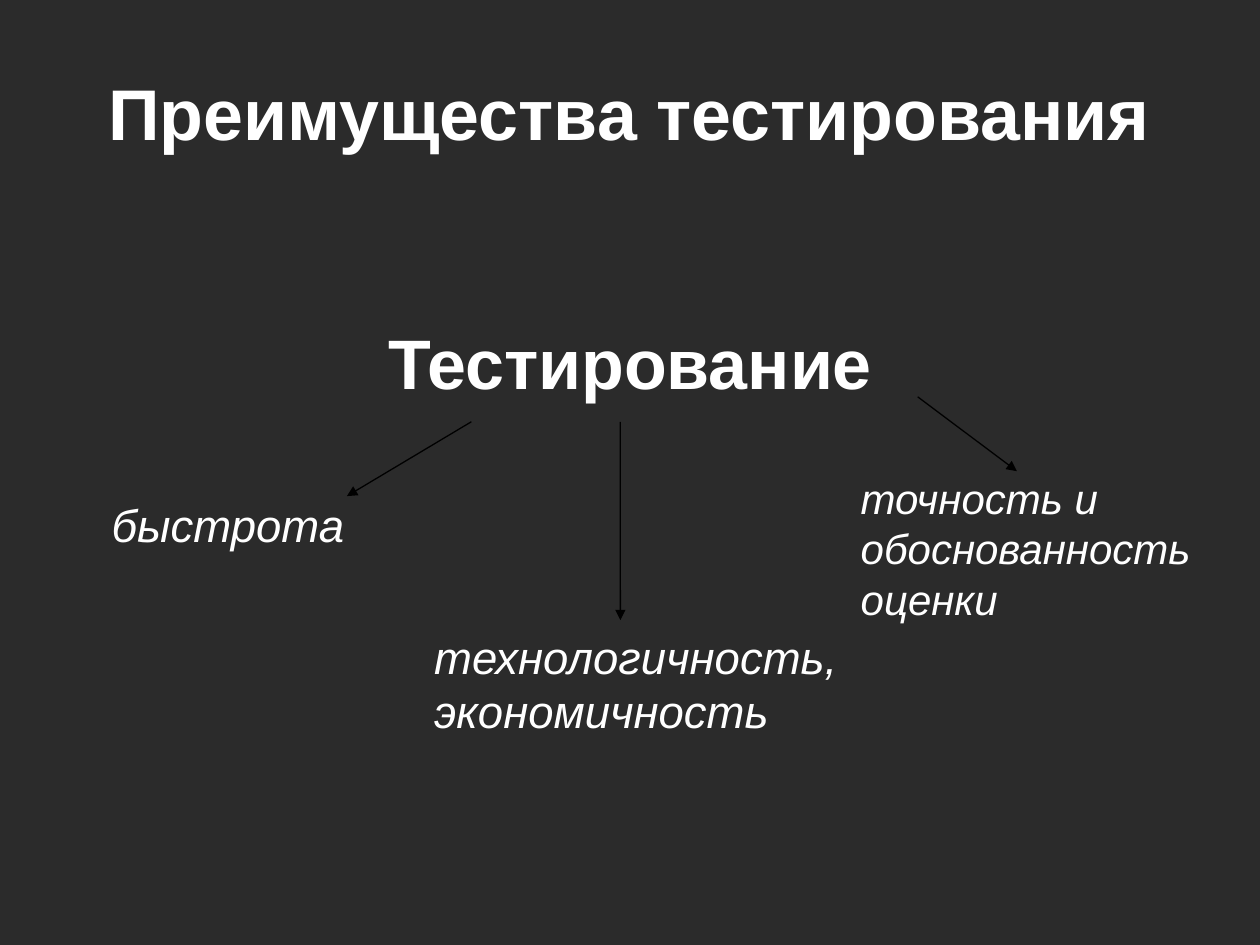
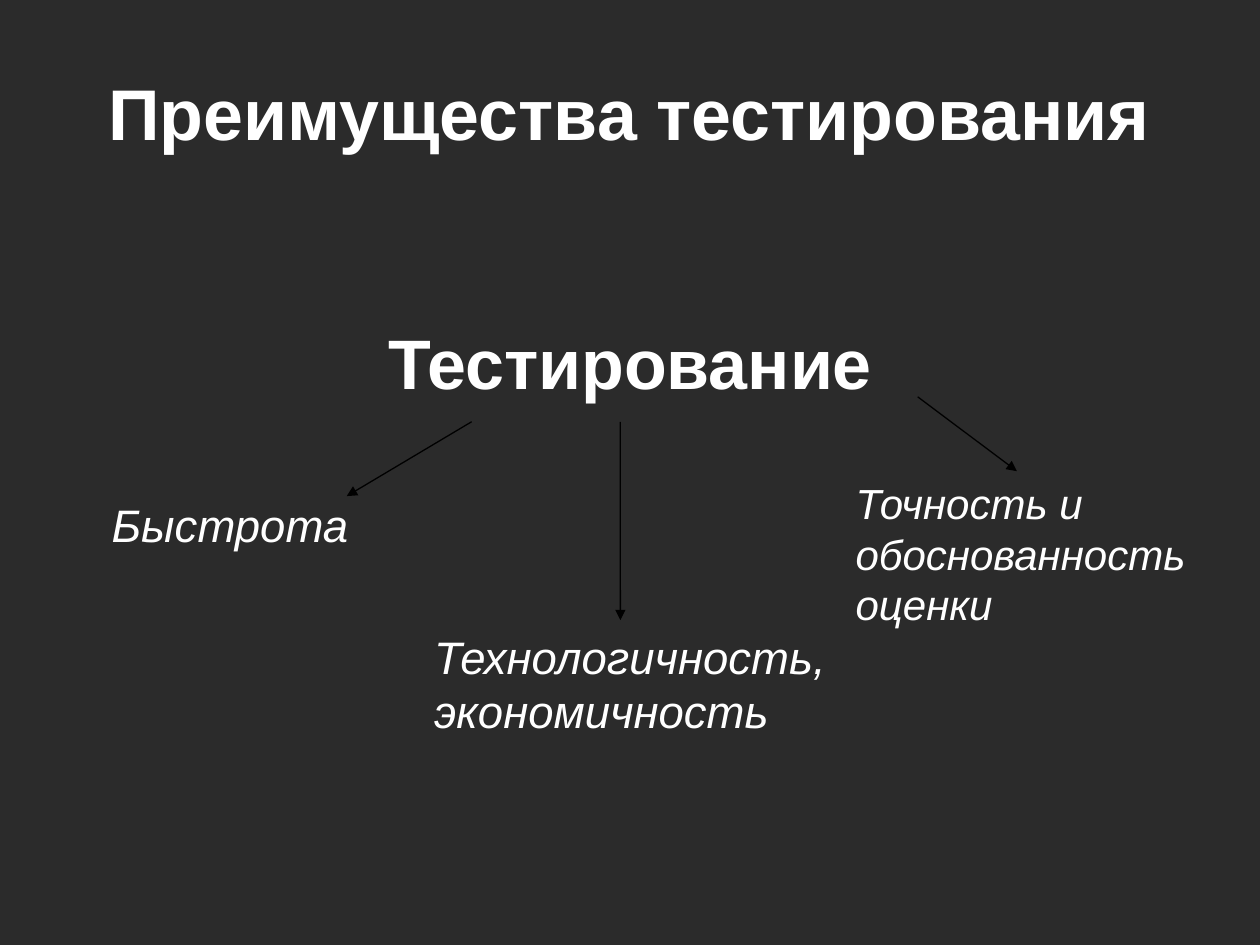
Before and after one commit to kevroletin/Coursework, a slide deck: slide 3 of 236_Кевролетин_отчёт.ppt (slide 4 before the commit). Drawn at 1260x945 pixels with LibreOffice and Linux fonts; fonts in the diff are those of the drawing; background and template pictures are left out; a plain dark background stands for a picture behind light text. Boxes give left, top, right and bottom in pixels: in the first picture for what was removed or moved away, otherwise in the second. Text is boxed around its words. In the diff, an @@ line names an element or a change of style, - is before the commit and + after.

```diff
--- a/236_Кевролетин_отчёт.ppt
+++ b/236_Кевролетин_отчёт.ppt
@@ text at <box>856,490,1186,628</box>: text changed @@
-точность и обоснованность оценки
+Точность и обоснованность оценки
@@ text at <box>112,510,349,551</box>: text changed @@
-быстрота
+Быстрота
@@ text at <box>434,642,826,729</box>: text changed @@
-технологичность, экономичность
+Технологичность, экономичность
```
Also in this commit, not shown: 10 other slides changed, 13 slides added, 2 slides removed.
